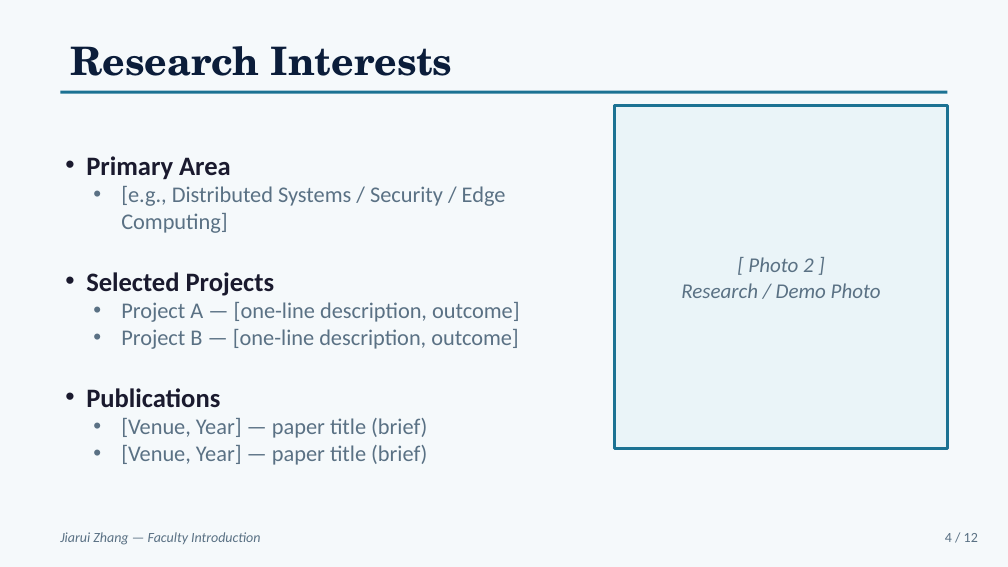
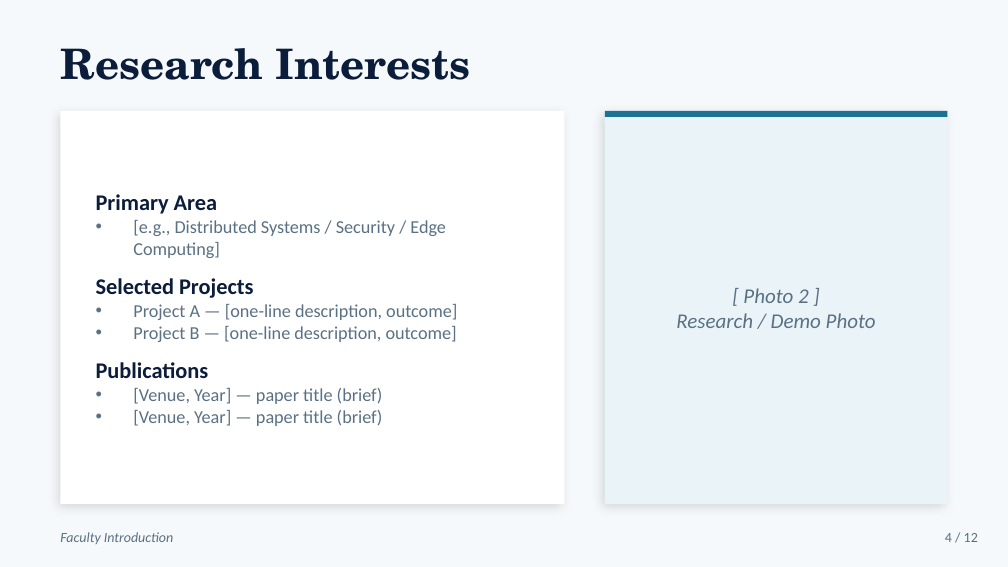
Before and after one commit to zjr506/ppttest, a slide deck: slide 4 of Faculty_Introduction.pptx. Drawn at 1008x567 pixels with LibreOffice and Linux fonts; fonts in the diff are those of the drawing. Boxes give left, top, right and bottom in pixels: in the first picture for what was removed or moved away, otherwise in the second. Text is boxed around its words. In the diff, an @@ line names an element or a change of style, - is before the commit and + after.

```diff
--- a/Faculty_Introduction.pptx
+++ b/Faculty_Introduction.pptx
@@ text "Research Interests" at (x1=60, y1=48, x2=470, y2=80): size 28 to 30 pt @@
@@ rectangle removed at (x1=60, y1=91, x2=948, y2=94) @@
@@ rectangle added at (x1=60, y1=111, x2=564, y2=504), fill #FFFFFF @@
@@ text "[ Photo 2 ]" moved from (x1=681, y1=257, x2=881, y2=298) to (x1=676, y1=288, x2=876, y2=328) @@
@@ rectangle resized from (x1=615, y1=106, x2=948, y2=449) to (x1=605, y1=111, x2=948, y2=504) @@
@@ rectangle at (x1=605, y1=111, x2=948, y2=504): outline #1C7293 2 pt to none; shadow on @@
@@ rectangle added at (x1=605, y1=111, x2=948, y2=117), fill #1C7293 @@
@@ text "Primary Area" moved from (x1=86, y1=156, x2=520, y2=465) to (x1=96, y1=194, x2=457, y2=426) @@
@@ text "Primary Area" at (x1=96, y1=194, x2=457, y2=426): size 19 to 16 pt, text colour #1A1A2E to #0B1D3A in "Primary Area", "Selected Projects", "Publications"; size 16 to 13 pt in "[e.g., Distributed Systems / Security / Edge ...", "Project A — [one-line description, outcome]", "Project B — [one-line description, outcome]", "[Venue, Year] — paper title (brief)" and 1 more places; bullet • to none; list level 2 to 1 in "[e.g., Distributed Systems / Security ..."; list level 2 to 1 in "Project A — [one-line description, ..."; list level 2 to 1 in "Project B — [one-line description, ..."; list level 2 to 1 in "[Venue, Year] — paper title ..." @@
@@ text at (x1=60, y1=532, x2=173, y2=544): text changed @@
-Jiarui Zhang — Faculty Introduction
+Faculty Introduction
```
Also in this commit, not shown: 10 other slides changed, 1 slide added, 1 slide removed, 1 other file.
